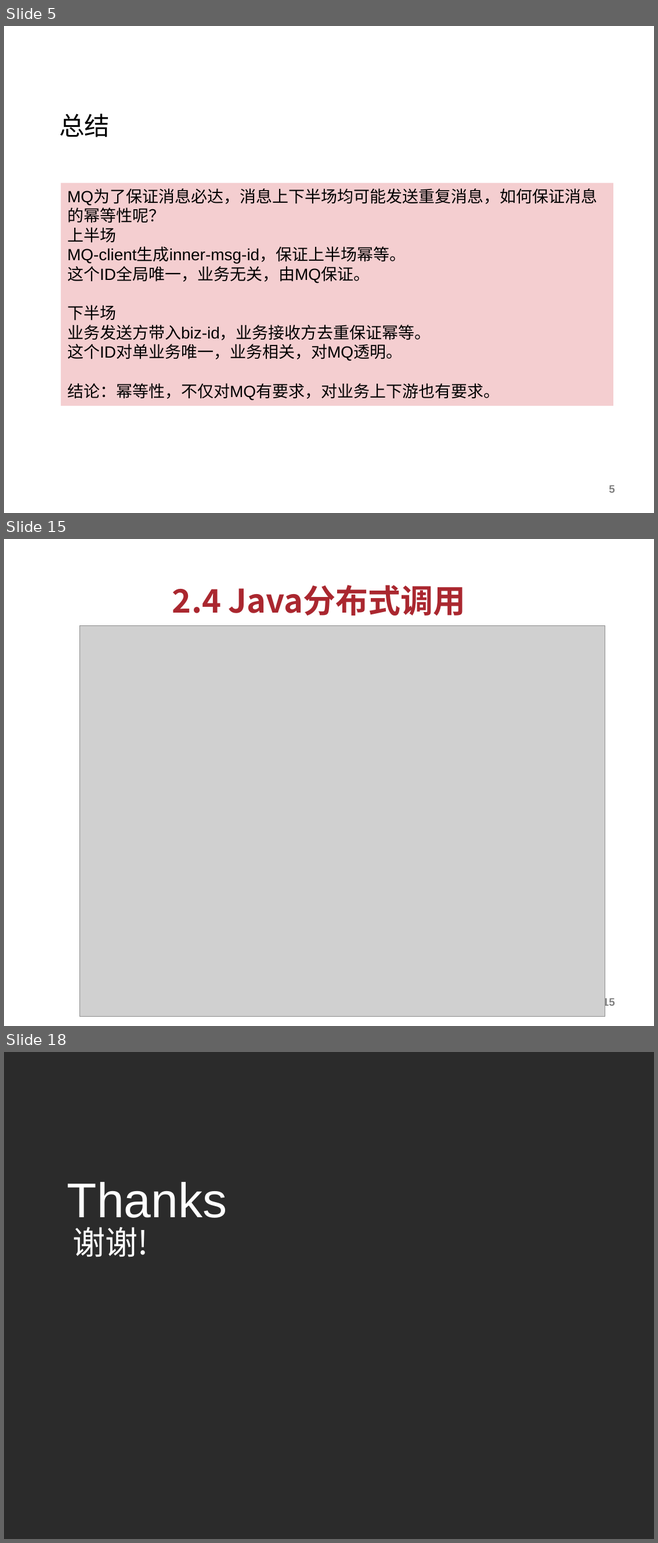
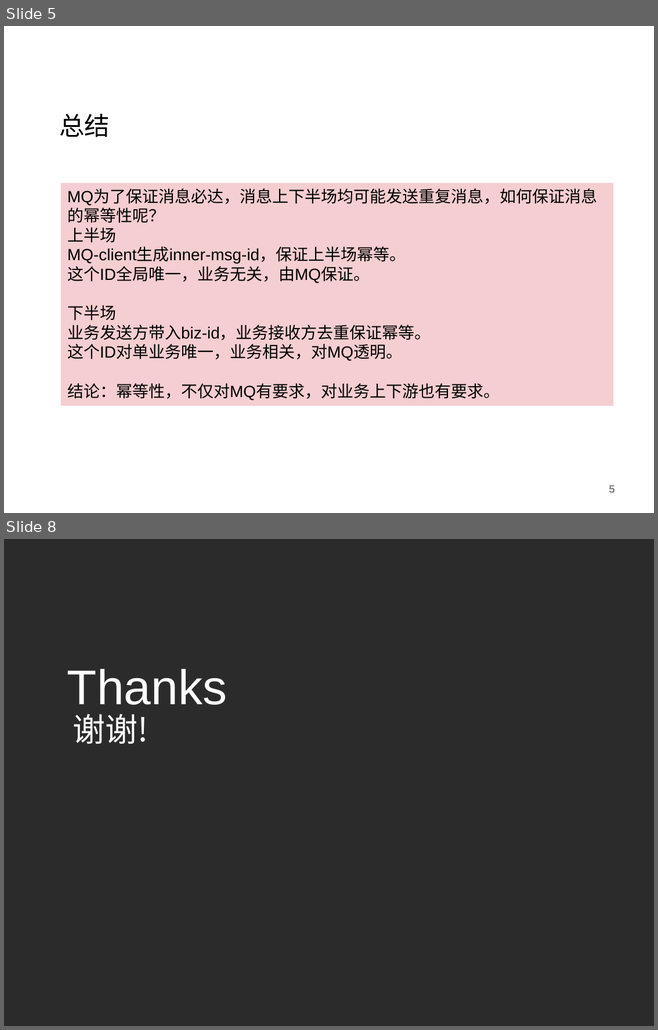
Before and after one commit to charlesmao/document, a slide deck: MQ消息总线的幂等性设计.pptx. Shown one above the other, each under a label of ours: slides 5, 15 and 18 before the commit, slides 5 and 8 after it; the slides between them are not shown. The pictures are 658x1543 and 658x1030 pixels, drawn with LibreOffice and Linux fonts; fonts in the diff are those of the drawing; grey boxes stand for pictures; background and template pictures are left out; a plain dark background stands for a picture behind light text. Boxes give left, top, right and bottom in pixels: in the first picture for what was removed or moved away, otherwise in the second. Text is boxed around its words. In the diff, an @@ line names an element or a change of style, - is before the commit and + after.

```diff
--- a/MQ消息总线的幂等性设计.pptx
+++ b/MQ消息总线的幂等性设计.pptx
@@ slide 15 removed at box(4, 539, 654, 1026), background #FFFFFF @@
@@ text removed at box(172, 585, 466, 616) @@
-2.4 Java分布式调用
@@ picture removed at box(80, 625, 605, 1016) @@
@@ page number removed at box(603, 998, 615, 1009) @@
-15
@@ what was slide 18 is now slide 8 @@
```
Also in this commit, not shown: 1 slide changed, 2 slides added, 11 other slides removed.
